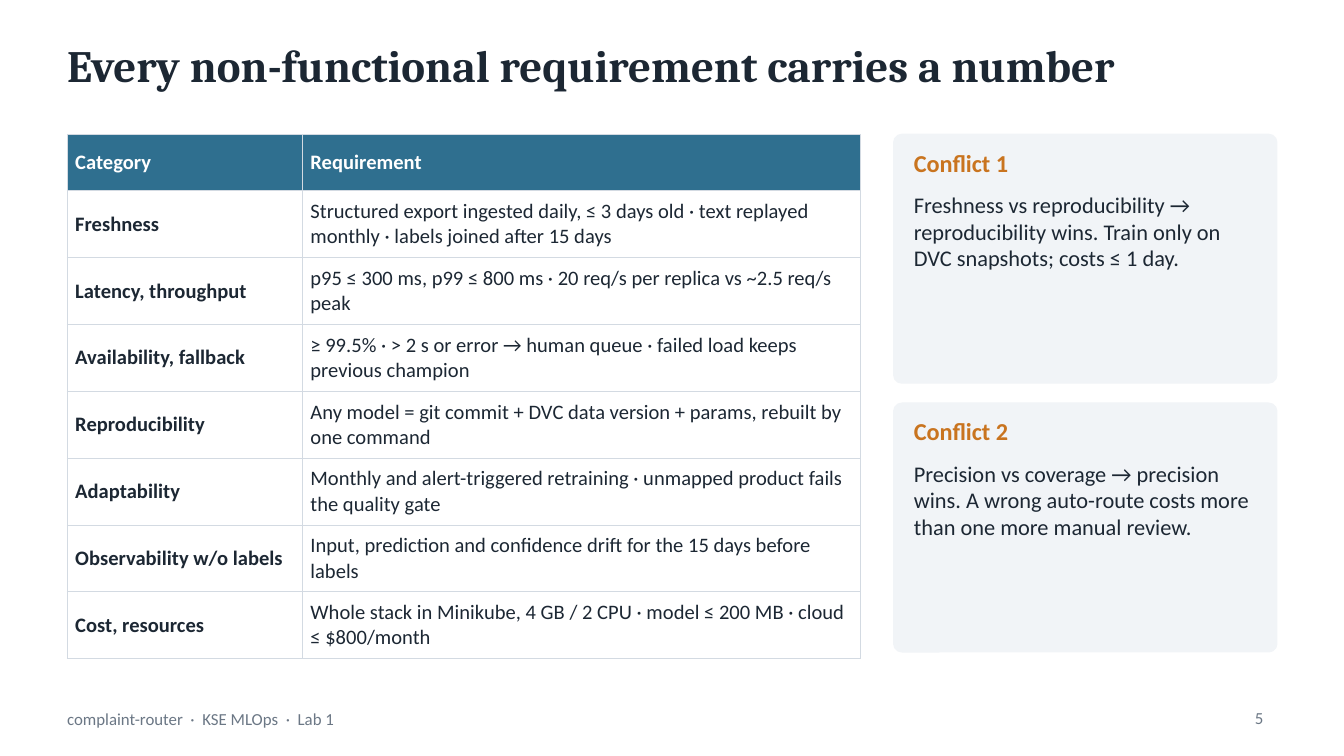
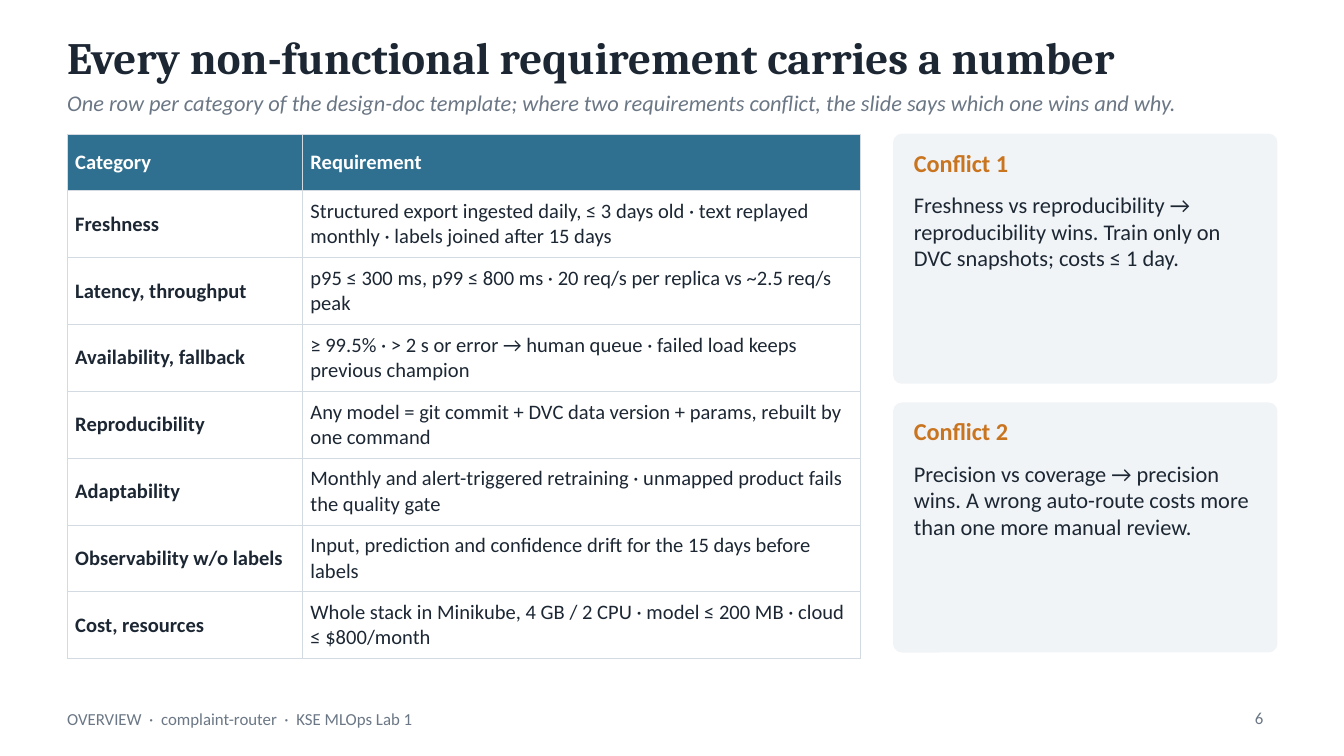
Before and after one commit to goodfrog33/kse-mlops-complaint-router, a slide deck: slide 6 of docs/presentation/complaint-router-lab1.pptx (slide 5 before the commit). Drawn at 1344x756 pixels with LibreOffice and Linux fonts; fonts in the diff are those of the drawing. Boxes give left, top, right and bottom in pixels: in the first picture for what was removed or moved away, otherwise in the second. Text is boxed around its words. In the diff, an @@ line names an element or a change of style, - is before the commit and + after.

```diff
--- a/docs/presentation/complaint-router-lab1.pptx
+++ b/docs/presentation/complaint-router-lab1.pptx
@@ title "Every non-functional requirement carries a ...": place and size @@
-title "Every non-functional requirement carries a ..." at bbox=[67, 50, 1115, 92]
+title "Every non-functional requirement carries a ..." at bbox=[67, 42, 1115, 84]
@@ text added at bbox=[67, 95, 1176, 115], 12 pt, text #6B7785, italic @@
+One row per category of the design-doc template; where two requirements conflict, the slide says which one wins and why.
@@ text at bbox=[67, 713, 413, 728]: text changed @@
-complaint-router · KSE MLOps · Lab 1
+OVERVIEW · complaint-router · KSE MLOps Lab 1
@@ page number at bbox=[1255, 712, 1264, 724]: text changed @@
-5
+6
```
Also in this commit, not shown: 19 other slides changed, 4 slides added, 4 slides removed, 1 other file.
